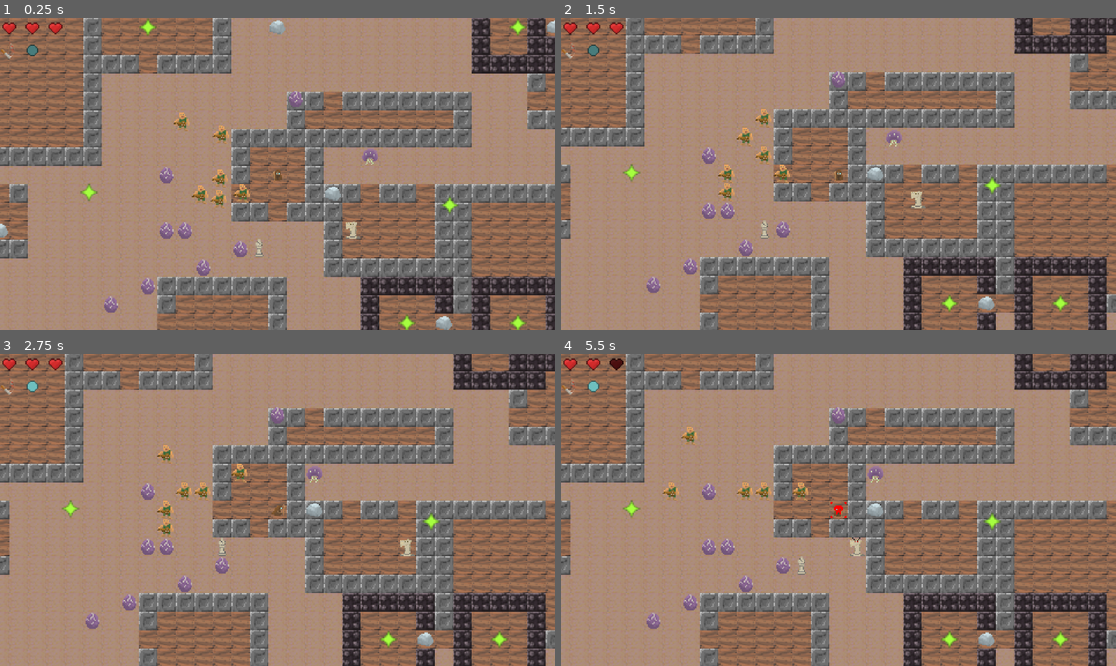
Above: before the commit, frames 1-4 (two rows, left to right).
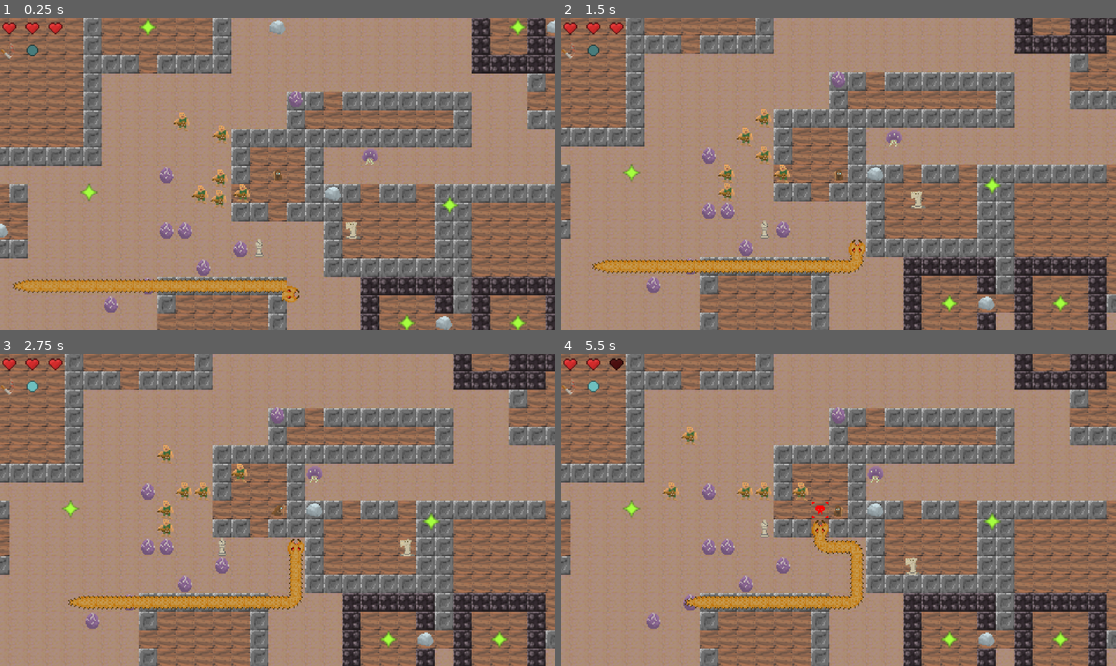
Above: after the commit, the same moments.

Repository: beppep/newDanceMage
Game: Godot game, scene res://main scene.tscn
Same seed, same stepped clock (60 frames per second), same inputs: the game is played once before the commit and once after it.
Inputs:
- Up to frame 1 (0.25 s): no input
- Up to frame 2 (1.5 s): tap Enter at 0.5 s; hold Right (move_right) 0.53-1.28 s; tap Space (move_nowhere) at 0.6, 1.25, 1.35 s; hold S (move_down) from 1.28 s (still down)
- Up to frame 3 (2.75 s): tap Enter at 2 s; release S (move_down) at 2.03 s; hold Right (move_right) from 2.03 s (still down); tap Space (move_nowhere) at 2.1 s
- Up to frame 4 (5.5 s): tap Space (move_nowhere) at 2.75, 2.85, 3.6, 4.35, 5, 5.1 s; release Right (move_right) at 2.78 s; hold W (move_up) 2.78-3.53 s; tap Enter at 3.5 s; hold A (move_left) 3.53-5.03 s; hold S (move_down) from 5.03 s (still down)

The runs differ from the first frame. In frame 1, 2.1% of the frame differs, in the area x 2-54%, y 83-92%; in frame 2, 2.0%; in frame 3, 2.0%; in frame 4, 2.3%, in the area x 22-65%, y 47-82%.

Commit message:
half finished worm

Diff:
--- a/main scene.tscn
+++ b/main scene.tscn
@@ -16,6 +16,7 @@
 [ext_resource type="PackedScene" uid="uid://75y2vqatrskg" path="res://scenes/enemies/knight.tscn" id="13_aovjg"]
 [ext_resource type="Script" uid="uid://cto6b6cn0sh74" path="res://scripts/map_generation.gd" id="15_52ei1"]
 [ext_resource type="PackedScene" uid="uid://bgy6xipqa012g" path="res://scenes/units/Egg.tscn" id="16_v7vy4"]
+[ext_resource type="PackedScene" uid="uid://ljx8t4cb2tt1" path="res://scenes/units/Worm.tscn" id="17_7bxi3"]
 
 [sub_resource type="TileSetAtlasSource" id="TileSetAtlasSource_18xev"]
 texture = ExtResource("1_0afw7")
@@ -91,6 +92,9 @@
 [node name="Egg" parent="Units" instance=ExtResource("16_v7vy4")]
 position = Vector2(24, -58)
 
+[node name="Worm" parent="Units" instance=ExtResource("17_7bxi3")]
+position = Vector2(20, 111)
+
 [node name="Crystal" parent="Units" instance=ExtResource("13_52ei1")]
 position = Vector2(157, 34)
 
--- /dev/null
+++ b/scenes/units/Worm.tscn
@@ -0,0 +1,53 @@
+[gd_scene load_steps=8 format=3 uid="uid://ljx8t4cb2tt1"]
+
+[ext_resource type="Script" uid="uid://nnhqccequ4th" path="res://scripts/units/worm.gd" id="1_36hab"]
+[ext_resource type="Texture2D" uid="uid://oe4ktx1csa3u" path="res://assets/sprites/enemies/worm/body.png" id="2_36hab"]
+[ext_resource type="Texture2D" uid="uid://bl5l3i5jst2sl" path="res://assets/sprites/enemies/worm/head1.png" id="3_3hnd7"]
+[ext_resource type="Texture2D" uid="uid://dxbmb3xqt43s4" path="res://assets/sprites/enemies/worm/head2.png" id="4_36hab"]
+[ext_resource type="Texture2D" uid="uid://cy7mou2l868cf" path="res://assets/sprites/enemies/worm/tail.png" id="5_6efkb"]
+[ext_resource type="Texture2D" uid="uid://dvct0dpwkt56d" path="res://assets/sprites/enemies/worm/turn.png" id="6_6efkb"]
+
+[sub_resource type="SpriteFrames" id="SpriteFrames_ui7np"]
+animations = [{
+"frames": [{
+"duration": 1.0,
+"texture": ExtResource("2_36hab")
+}],
+"loop": true,
+"name": &"body",
+"speed": 5.0
+}, {
+"frames": [{
+"duration": 1.0,
+"texture": ExtResource("3_3hnd7")
+}, {
+"duration": 1.0,
+"texture": ExtResource("4_36hab")
+}],
+"loop": true,
+"name": &"head",
+"speed": 5.0
+}, {
+"frames": [{
+"duration": 1.0,
+"texture": ExtResource("5_6efkb")
+}],
+"loop": true,
+"name": &"tail",
+"speed": 5.0
+}, {
+"frames": [{
+"duration": 1.0,
+"texture": ExtResource("6_6efkb")
+}],
+"loop": true,
+"name": &"turn",
+"speed": 5.0
+}]
+
+[node name="Worm" type="Node2D"]
+script = ExtResource("1_36hab")
+
+[node name="AnimatedSprite2D" type="AnimatedSprite2D" parent="."]
+sprite_frames = SubResource("SpriteFrames_ui7np")
+animation = &"turn"
--- a/scripts/unit.gd
+++ b/scripts/unit.gd
@@ -4,6 +4,8 @@
 signal health_changed
 
 @onready var anim: AnimatedSprite2D = $AnimatedSprite2D
+@onready var world = get_tree().current_scene
+
 var tween: Tween
 
 var max_health := 1
--- a/scripts/units/bomb.gd
+++ b/scripts/units/bomb.gd
@@ -1,7 +1,6 @@
 extends Unit
 
 
-@onready var world = get_tree().current_scene
 var age = 0
 
 func _ready() -> void:
--- a/scripts/units/crystal.gd
+++ b/scripts/units/crystal.gd
@@ -1,6 +1,5 @@
 extends Unit
 
-@onready var world = $"/root/World"
 
 
 func die():
--- a/scripts/units/egg.gd
+++ b/scripts/units/egg.gd
@@ -2,7 +2,6 @@
 
 
 @export var jellyfish_scene: PackedScene = preload("res://scenes/enemies/ghost.tscn")
-@onready var world = get_tree().current_scene
 
 
 func die():
--- a/scripts/units/enemy.gd
+++ b/scripts/units/enemy.gd
@@ -97,9 +97,9 @@
 func perform_attack(world: World):
 	print(name, " attacks.")
 	var targets = attack_offsets.map(func (offset): return location + offset)
-	perform_attack_effects(world)
 	for target in targets:
 		world.deal_damage_to(target, attack_power)
+	perform_attack_effects(world)
 	attack_offsets = []
 
 
--- a/scripts/units/knight.gd
+++ b/scripts/units/knight.gd
@@ -20,6 +20,7 @@
 func get_possible_targets(world: World) -> Array[Vector2i]:
 	return target_with_offsets(world, offsets)
 
-func perform_attack(world: World):
+func perform_attack_effects(world: World):
 	var offset = attack_offsets.front()
-	perform_moving_attack(world, offset)
+	if world.is_empty(location + offset):
+		location += offset
--- /dev/null
+++ b/scripts/units/worm.gd
@@ -0,0 +1,80 @@
+extends Enemy
+class_name Worm
+
+@export var worm_scene: PackedScene = preload("res://scenes/units/Worm.tscn")
+
+var front: Worm = null
+var tail : Worm = null
+
+func _ready():
+	print("h")
+	if front==null or randf() < 0.8:
+		print("hw")
+		tail = worm_scene.instantiate()
+		var direction = Vector2i(Vector2.RIGHT.rotated(anim.rotation))
+		#tail.anim.rotation = anim.rotation
+		tail.position = position - Vector2(direction*16)
+		tail.location = location - direction
+		tail.front = self
+
+		get_parent().add_child.call_deferred(tail)
+
+		if front==null:
+			anim.play("head")
+		else:
+			anim.play("body")
+	else:
+		anim.play("tail")
+
+func do_move(world: World):
+	if front==null:
+		crawl_in_dir(CARDINAL_DIRECTIONS.pick_random())
+
+func crawl_in_dir(offset):
+	if world.is_empty(location + offset):
+		tail.follow_worm_front()
+		location += offset
+
+		var new_rotation = Vector2(offset).angle()
+		if new_rotation == anim.rotation:
+			tail.anim.play("body")
+		else:
+			tail.anim.play("turn")
+			tail.anim.flip_v = (wrapf(anim.rotation - new_rotation, -PI, PI)>0)
+		tail.anim.rotation = new_rotation
+		anim.rotation = new_rotation
+
+
+func follow_worm_front():
+	if tail:
+		tail.follow_worm_front()
+		if tail.tail:
+			tail.anim.play(anim.animation)
+			tail.anim.flip_v = anim.flip_v
+	else:
+		anim.play("tail")
+	anim.rotation = front.anim.rotation
+	anim.flip_v = front.anim.flip_v
+	location = front.location
+
+func get_possible_targets(world: World) -> Array[Vector2i]:
+	if front == null:
+		return target_with_offsets(world, CARDINAL_DIRECTIONS)
+	else:
+		return []
+
+func perform_attack_effects(_world: World):
+	if front==null:
+		crawl_in_dir(attack_offsets.front())
+
+func process_turn(world: World):
+	if front == null: # means youre the head
+		super(world)
+	elif not is_instance_valid(front): # head died
+		front = null
+		anim.play("head")
+		print("hi im head now")
+	elif not is_instance_valid(front):
+		anim.play("tail")
+	else: # youre the body
+		pass
Binary file added: assets/sprites/enemies/worm/body.png
Binary file added: assets/sprites/enemies/worm/head1.png
Binary file added: assets/sprites/enemies/worm/head2.png
Binary file added: assets/sprites/enemies/worm/tail.png
Binary file added: assets/sprites/enemies/worm/turn.png
Not shown: 1 places in main scene.tscn that only renumber resources
Not shown, added: scripts/units/worm.gd.uid
